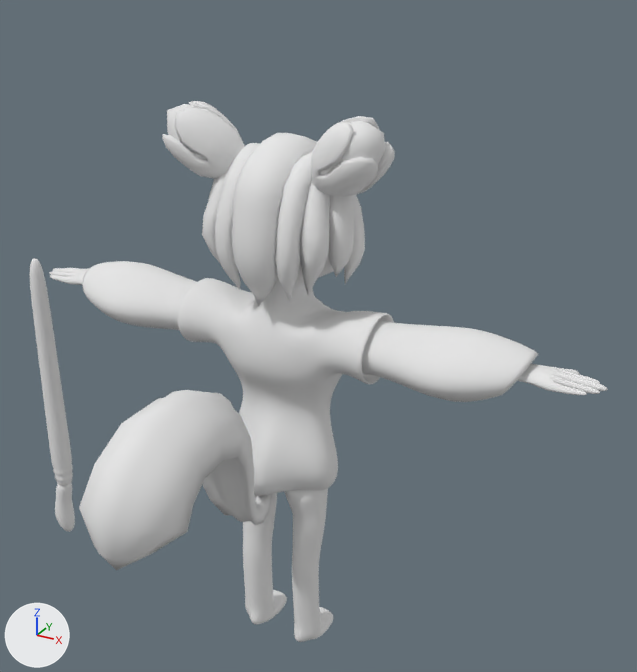
The Blender file media/trunk/karts/kiki/kiki.blend, before and after one commit.
One viewpoint serves both versions: a 50 mm camera at (0.703, -1.151, 1.197) aimed at (0.055, 0.028, 0.608). Arrows for +X, +Y and +Z are at lower left; the lights stay in place. The older version comes first.

The first picture shows 'hair', 'hair_and_eyes', 'kiki', 'paintbrush', 'paintbrush_tube', 'tail'.
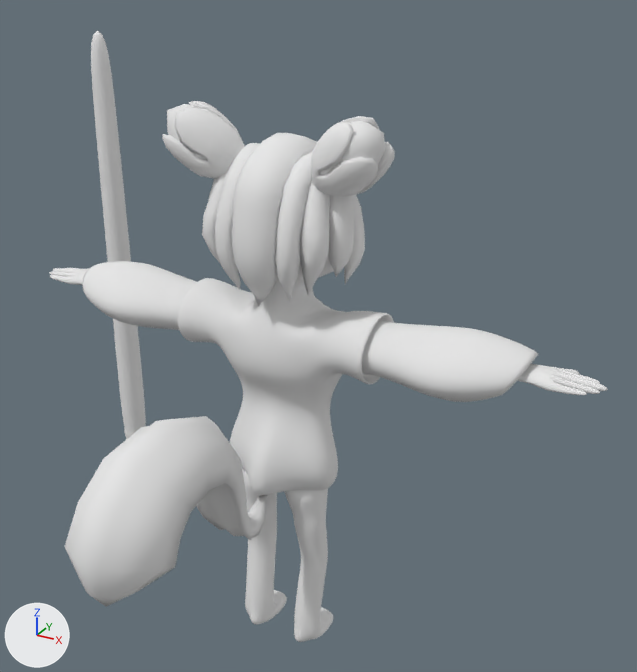
Where the newer file only moved an object's origin or applied its transform, the numbers keep the older frame.

The change in detail:
me_paintbrush is used by ob_paintbrush; location (-0.565, 0.01, 0.081).
me_paintbrush had 16 vertices, 16 faces and spanned x -0.041..0.034, y -0.029..0.03, z -0.105..0.07.
me_paintbrush now has 16 vertices, 16 faces and spans x -0.078..0.045, y -0.033..0.084, z -0.272..0.087.
me_paintbrush part 1: 16 of 16 vertices moved; they spanned x -0.041..0.034, y -0.029..0.03, z -0.105..0.07 and now span x -0.078..0.045, y -0.033..0.084, z -0.272..0.087; mean shift (0.0, 0.01, -0.046).
me_paintbrush_tube is used by ob_paintbrush_tube; location (-0.559, 0.007, 0.281).
me_paintbrush_tube had 50 vertices, 47 faces and spanned x -0.028..0.028, y -0.024..0.029, z -0.141..0.378.
me_paintbrush_tube now has 50 vertices, 47 faces and spans x -0.036..0.036, y -0.03..0.038, z -0.236..0.734.
me_paintbrush_tube part 2: 50 of 50 vertices moved; they spanned x -0.028..0.028, y -0.024..0.029, z -0.141..0.378 and now span x -0.036..0.036, y -0.03..0.038, z -0.236..0.734; mean shift (0.0, 0.0, 0.032).
me_tail is used by ob_tail; location (0.0, -0.247, 0.466).
me_tail had 194 vertices, 208 faces and spanned x -0.077..0.077, y -0.216..0.216, z -0.158..0.158.
me_tail now has 194 vertices, 208 faces and spans x -0.073..0.081, y -0.254..0.19, z -0.169..0.135.
me_tail part 4: the whole mesh is turned 4.7 degrees about the x axis through its middle, then moved by (0.004, -0.034, -0.022).
me_kiki is used by ob_kiki; location (0.0, 0.008, 0.795); rotation (0.0, 0.0, 3.142), in degrees (0, 0, 180).
me_kiki had 400 vertices, 371 faces and spanned x 0.003..0.529, y -0.113..0.115, z -0.794..0.116.
me_kiki now has 400 vertices, 371 faces and spans x -0.529..-0.003, y -0.107..0.121, z 0.001..0.911.
me_kiki part 3: 400 of 400 vertices moved; they spanned x 0.003..0.529, y -0.113..0.115, z -0.794..0.116 and now span x -0.529..-0.003, y -0.107..0.121, z 0.001..0.911; mean shift (-0.326, 0.04, 0.795).
Object 'paintbrush' (ob_paintbrush) moves from (-0.565, 0.01, 0.081) to (-0.563, 0.238, 0.03).
Object 'paintbrush' (ob_paintbrush) turns from (0, 0, 0) to (-8.5, 0, 0) degrees about x, y and z.
Object 'paintbrush_tube' (ob_paintbrush_tube) moves from (-0.559, 0.007, 0.281) to (-0.559, 0.244, 0.326).
Object 'kiki' (ob_kiki) turns from (0, 0, 180) to (0, 0, 0) degrees about x, y and z.
Object 'kiki' (ob_kiki) moves from (0.0, 0.008, 0.795) to (0.0, 0.0, 0.0).

Boxes (x1, y1, x2, y2) around the edits, measured in the pictures (637 x 672 px):
'kiki', reshaped, moved, turned: (49, 256, 608, 642) in both
'tail', moved, turned: before (79, 390, 272, 570); after (65, 416, 267, 607)
'paintbrush_tube', reshaped, moved (27% wider, 79% taller): before (30, 258, 73, 485); after (91, 31, 146, 439)
'paintbrush', reshaped, moved, turned (not visible afterwards): before (55, 483, 75, 532)
